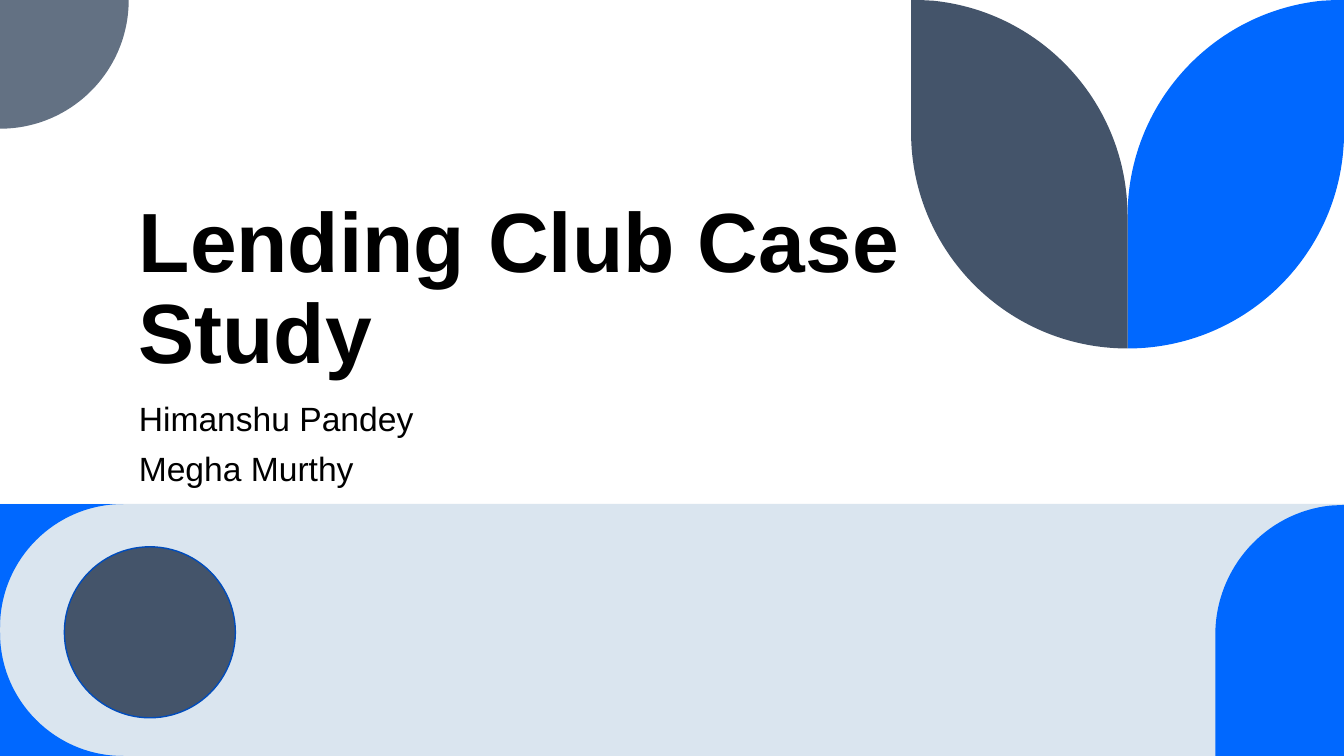
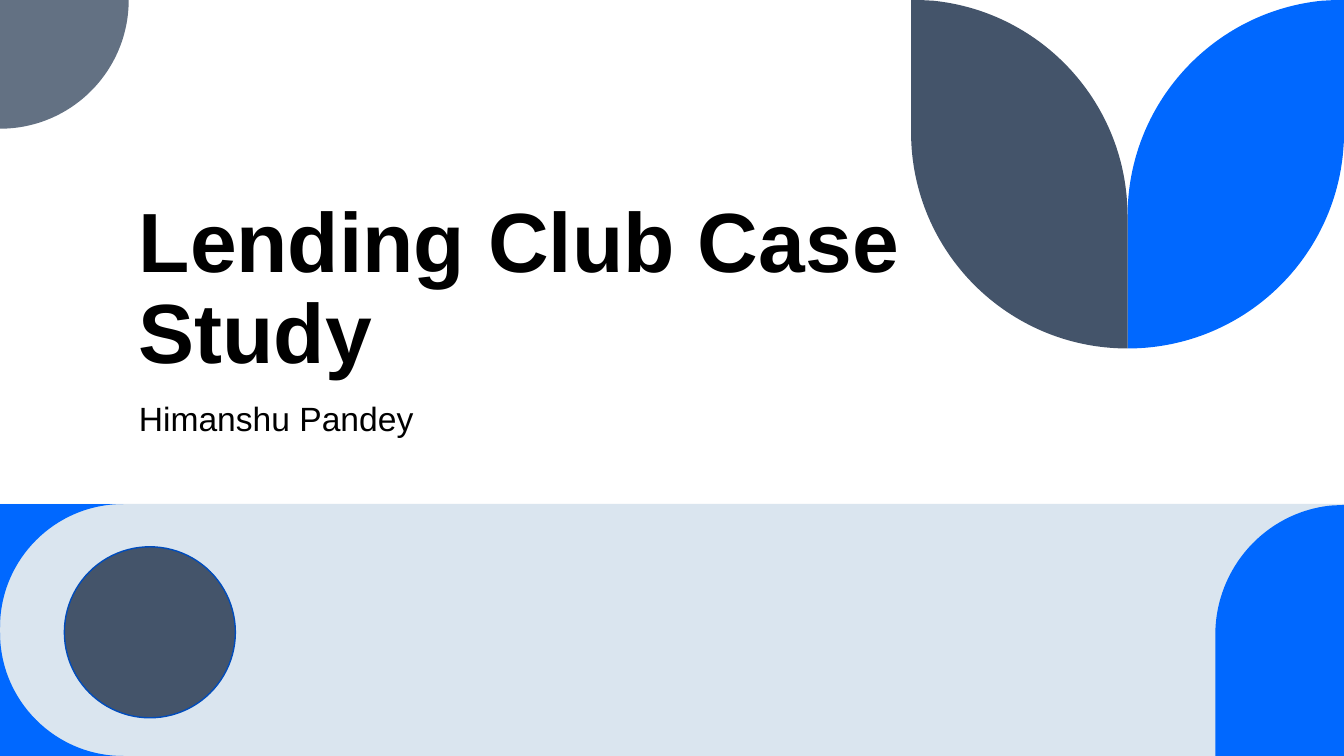
Before and after one commit to himsoftware/LendingClubCaseStudy, a slide deck: slide 1 of LendingClubCaseStudy.pptx. Drawn at 1344x756 pixels with LibreOffice and Linux fonts; fonts in the diff are those of the drawing. Boxes give left, top, right and bottom in pixels: in the first picture for what was removed or moved away, otherwise in the second. Text is boxed around its words. In the diff, an @@ line names an element or a change of style, - is before the commit and + after.

```diff
--- a/LendingClubCaseStudy.pptx
+++ b/LendingClubCaseStudy.pptx
@@ subtitle at bbox=[139, 456, 354, 488]: paragraph removed @@
-Megha Murthy
```
Also in this commit, not shown: 6 other slides changed, 7 slides removed.
